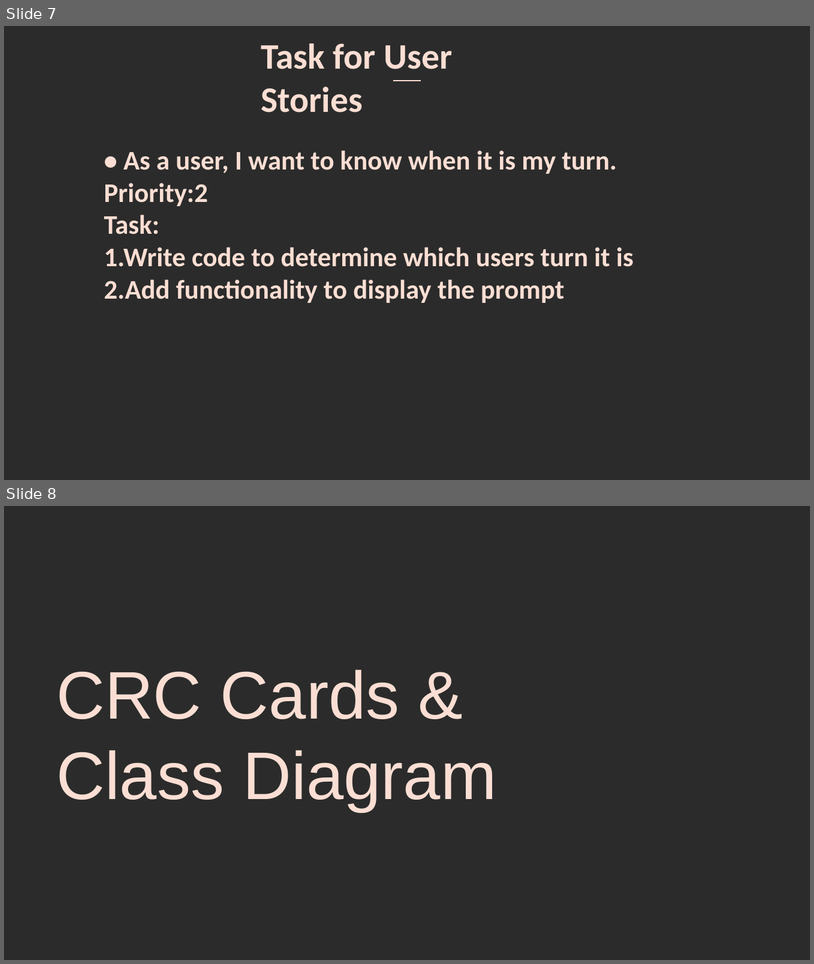
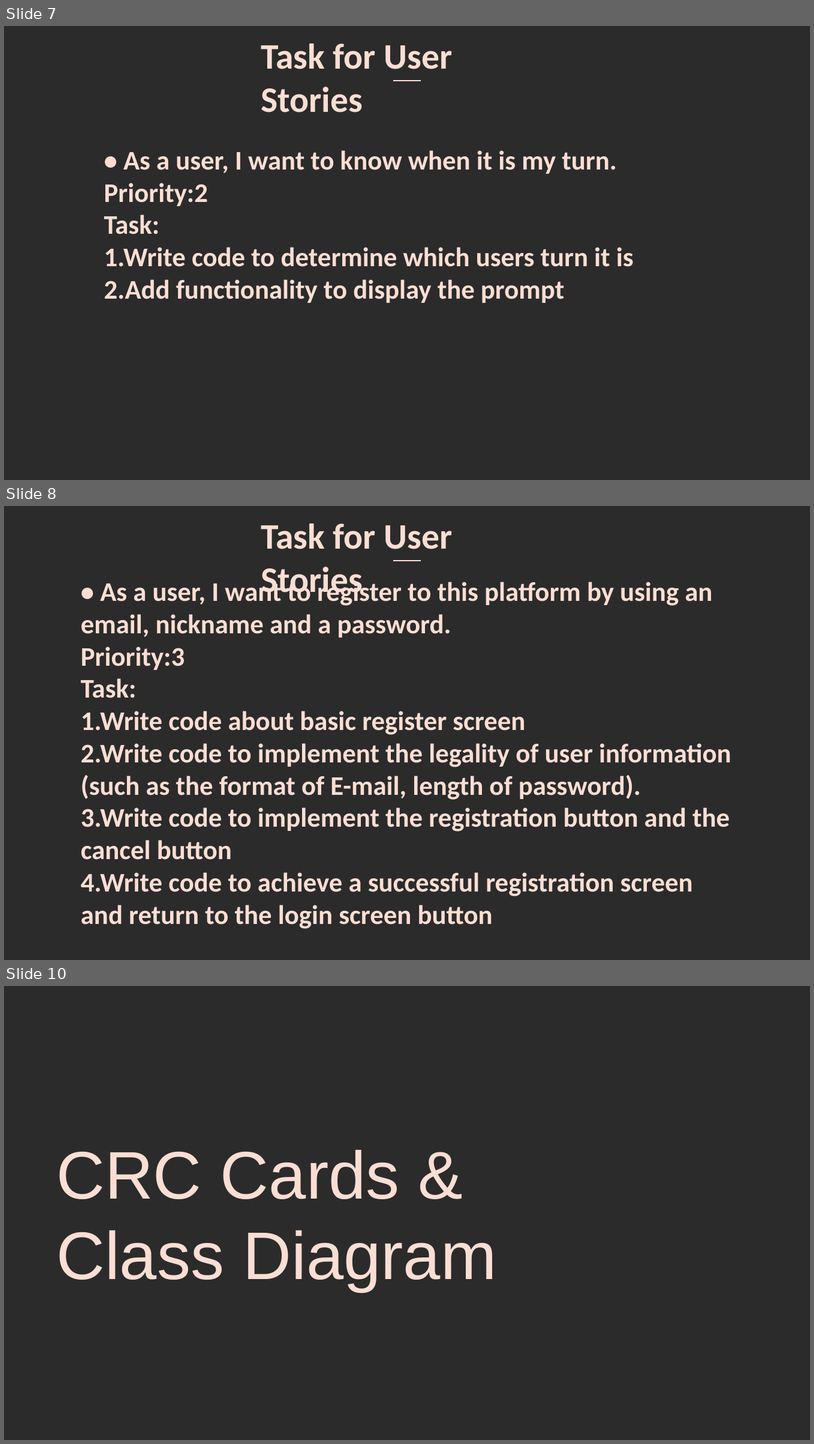
Before and after one commit to JacindaQiong/cs414-fa19-001-Party-A, a slide deck: P2/P2-Power Point.pptx. Shown one above the other, each under a label of ours: slides 7 and 8 before the commit, slides 7, 8 and 10 after it; the slides between them are not shown. The pictures are 814x964 and 814x1444 pixels, drawn with LibreOffice and Linux fonts; fonts in the diff are those of the drawing; background and template pictures are left out; a plain dark background stands for a picture behind light text. Boxes give left, top, right and bottom in pixels: in the first picture for what was removed or moved away, otherwise in the second. Text is boxed around its words. In the diff, an @@ line names an element or a change of style, - is before the commit and + after.

```diff
--- a/P2/P2-Power Point.pptx
+++ b/P2/P2-Power Point.pptx
@@ slide 8 added at box(4, 506, 810, 960), background picture (left out) @@
@@ text added at box(261, 523, 452, 600), 32 pt, text #FBDED3, bold @@
+Task for User Stories
@@ line added from (393, 561) to (421, 561), #FBDED3 1.5 pt @@
@@ text added at box(81, 579, 732, 928), 24 pt, text #FBDED3, bold @@
+• As a user, I want to register to this platform by using an email, nickname and a password.
+Priority:3
+Task:
+1.Write code about basic register screen
+2.Write code to implement the legality of user information (such as the format of E-mail, length of password).
+3.Write code to implement the registration button and the cancel button
+4.Write code to achieve a successful registration screen and return to the login screen button
@@ what was slide 8 is now slide 10 @@
```
Also in this commit, not shown: 1 other slide added.
